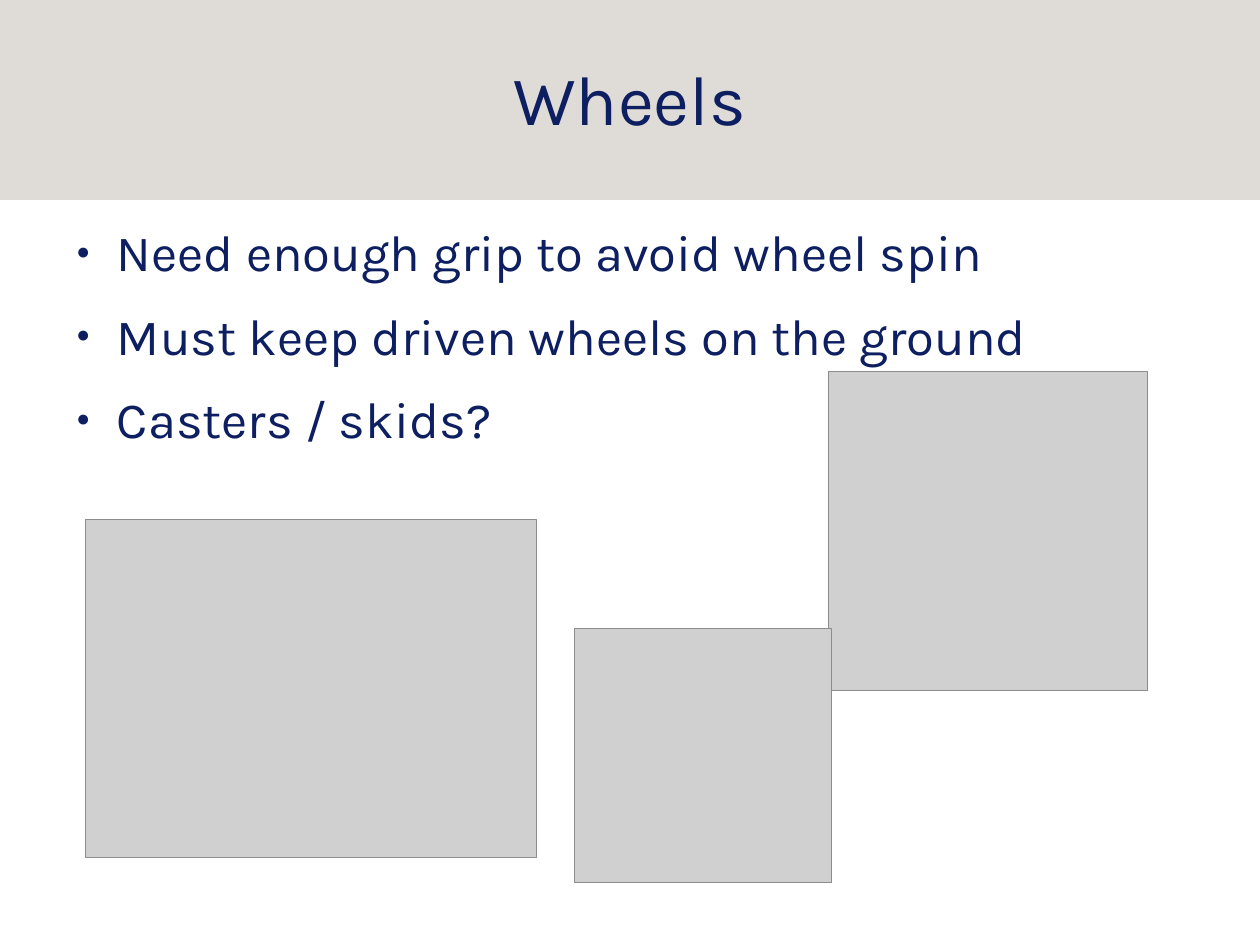
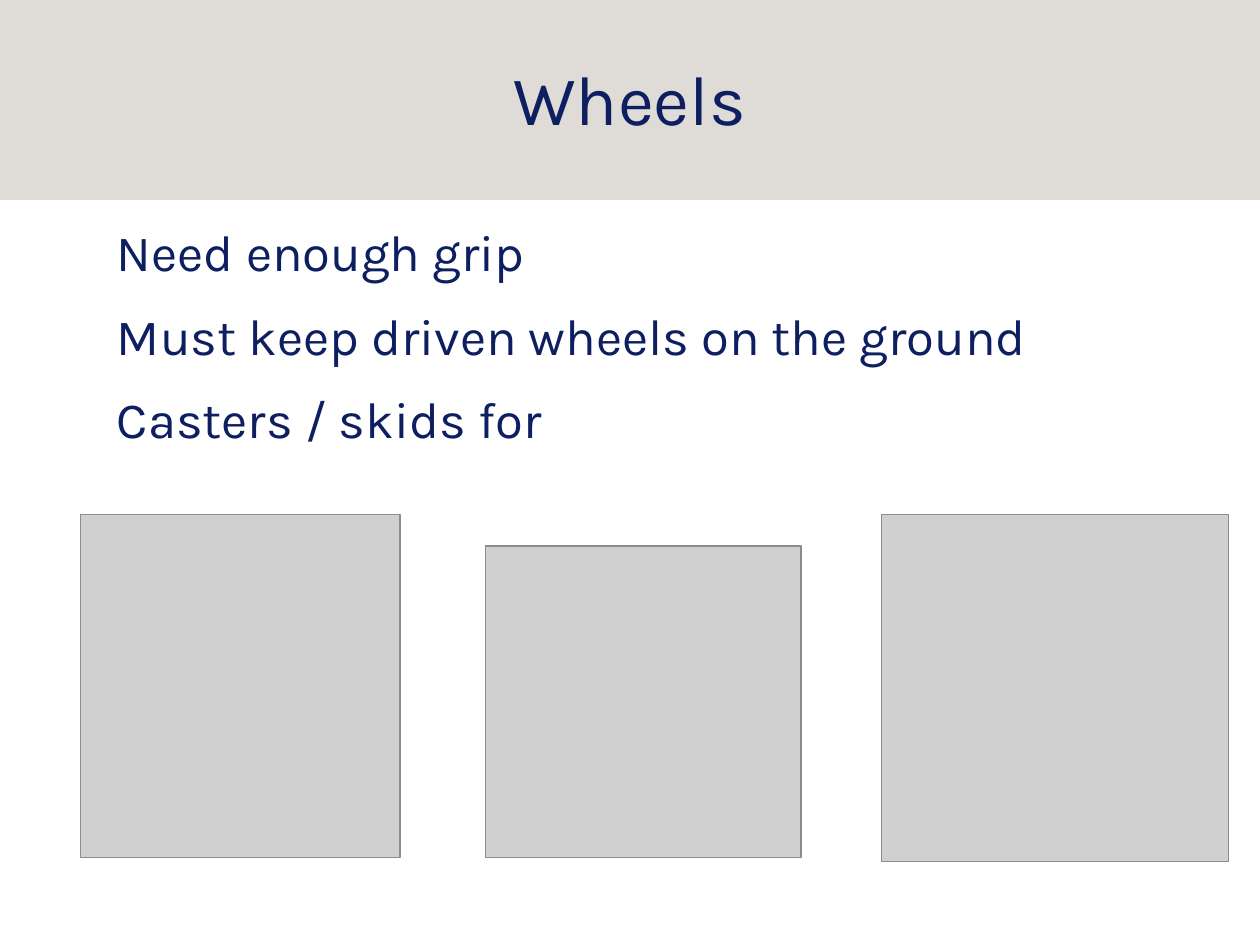
Before and after one commit to srobo-legacy/kickstart-presentations, a slide deck: slide 19 of mech/mech.odp (slide 18 before the commit). Drawn at 1260x945 pixels with LibreOffice and Linux fonts; fonts in the diff are those of the drawing; grey boxes stand for pictures; background and template pictures are left out. Boxes give left, top, right and bottom in pixels: in the first picture for what was removed or moved away, otherwise in the second. Text is boxed around its words. In the diff, an @@ line names an element or a change of style, - is before the commit and + after.

Commit message:
Beat mech slides into shape for kickstart
ready for trial presentation.  imported last year's presentation for
inspiration and image thievery.

```diff
--- a/mech/mech.odp
+++ b/mech/mech.odp
@@ text at [117,236,525,284]: text changed @@
-● Need enough grip to avoid wheel spin
+Need enough grip
@@ text at [117,403,541,439]: text changed @@
-● Casters / skids?
+Casters / skids for
@@ picture: place and size @@
-picture at [86,519,536,858]
+picture at [81,515,400,858]
@@ picture: place and size @@
-picture at [829,372,1148,691]
+picture at [882,515,1229,862]
@@ picture: place and size @@
-picture at [574,629,831,883]
+picture at [486,547,802,858]
```
Also in this commit, not shown: 15 other slides changed, 6 slides added, 3 slides removed, 3 other files.
